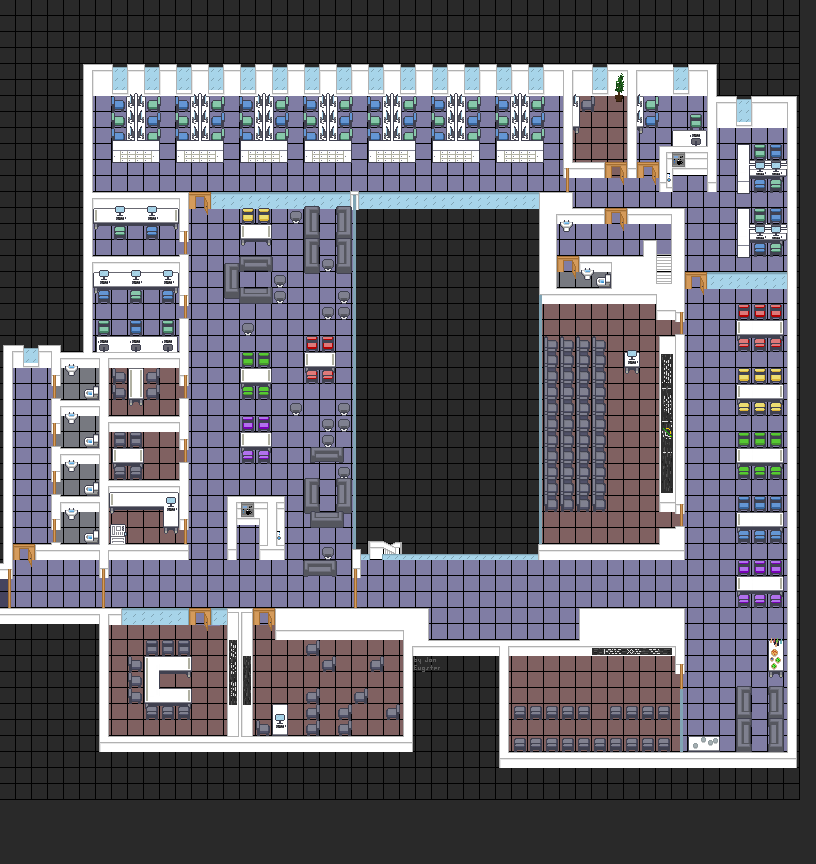
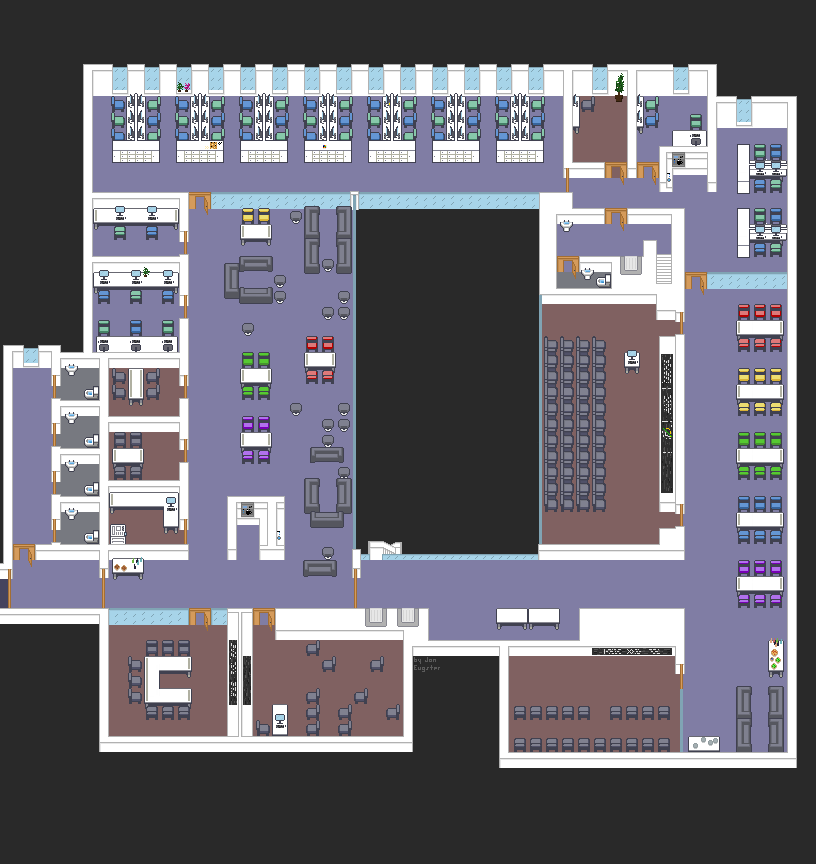
Comparing the layer stacks of the two 816 × 864 images. Changes:
painted on "Chairs" over [112, 82, 560, 630]
painted on "Walls" over [108, 256, 642, 627]
hid "Grid" over [0, 0, 800, 800]
painted on "Floor" over [204, 256, 640, 627]
